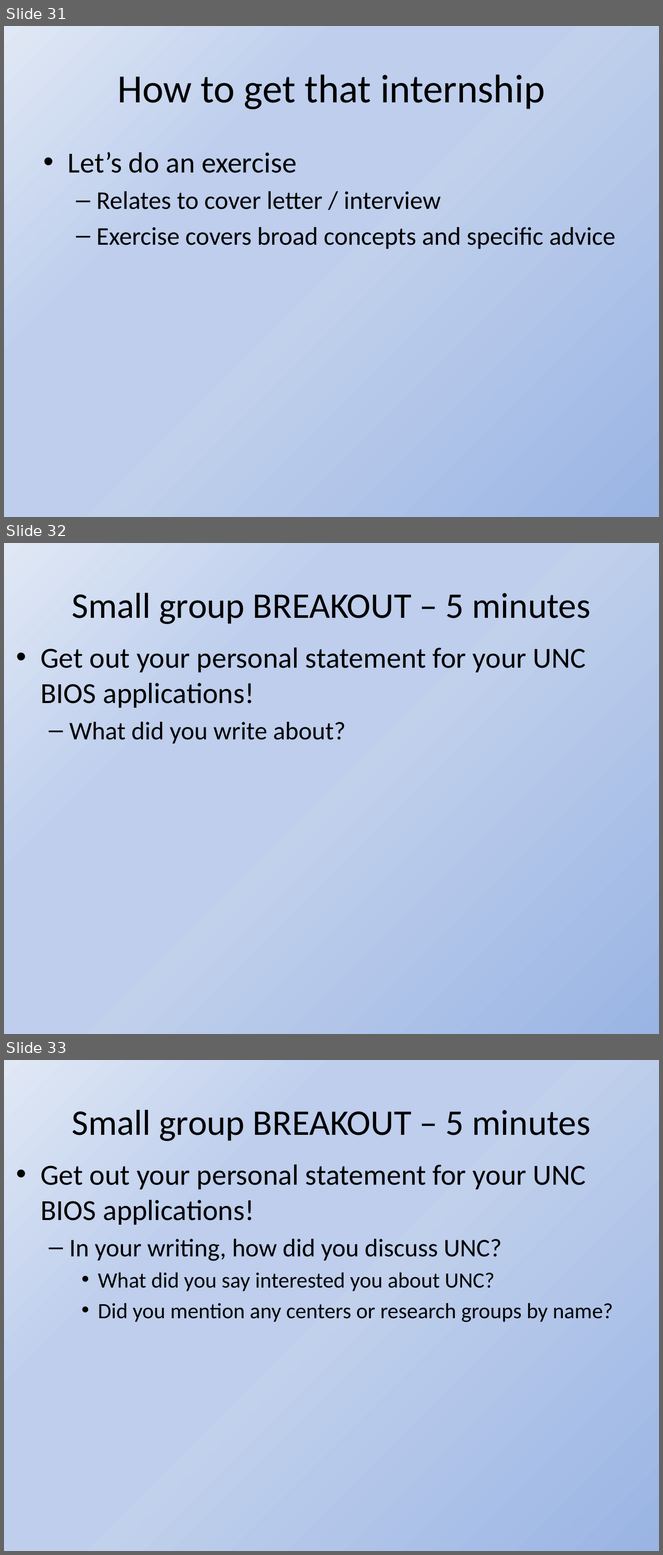
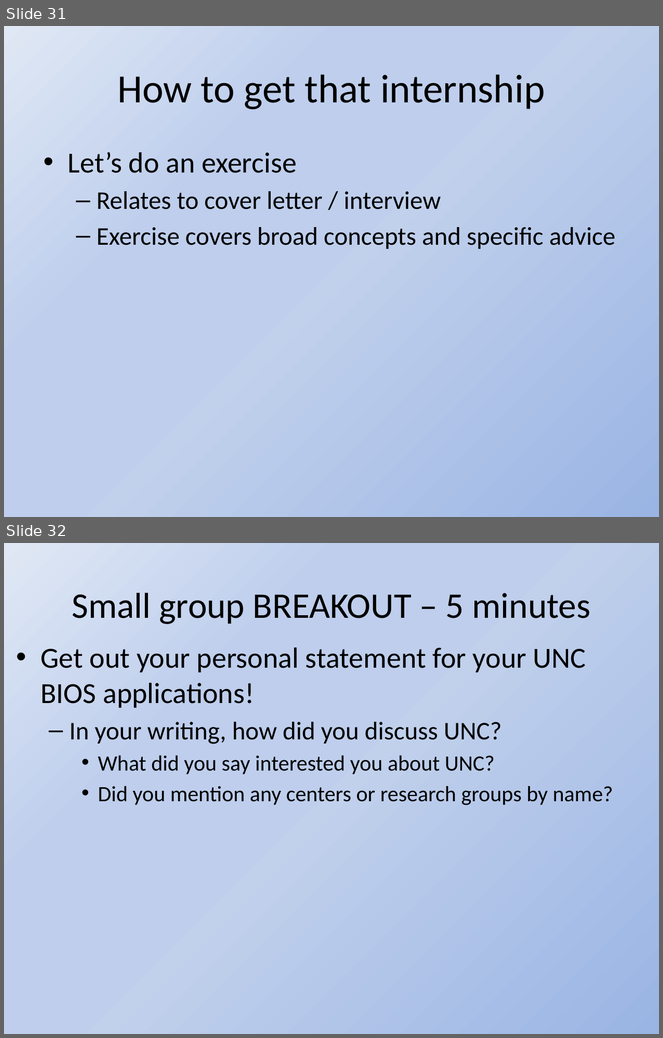
Before and after one commit to BarkleyBG/BSA_info, a slide deck: BSA Internship Workshop 2016 Slides.pptx. Shown one above the other, each under a label of ours: slides 31, 32 and 33 before the commit, slides 31 and 32 after it. The pictures are 663x1555 and 663x1038 pixels, drawn with LibreOffice and Linux fonts; fonts in the diff are those of the drawing. Boxes give left, top, right and bottom in pixels: in the first picture for what was removed or moved away, otherwise in the second. Text is boxed around its words. In the diff, an @@ line names an element or a change of style, - is before the commit and + after.

```diff
--- a/BSA Internship Workshop 2016 Slides.pptx
+++ b/BSA Internship Workshop 2016 Slides.pptx
@@ slide 32 removed at (4,543,659,1034), background gradient #9AB5E4 to #C2D1ED to #BECEEC to #E1E8F5 @@
@@ title removed at (72,593,591,624) @@
-Small group BREAKOUT – 5 minutes
@@ text removed at (40,648,586,744) @@
-• Get out your personal statement for your UNC BIOS applications!
-  – What did you write about?
@@ what was slide 33 is now slide 32 @@
```
Also in this commit, not shown: 3 slides changed.
